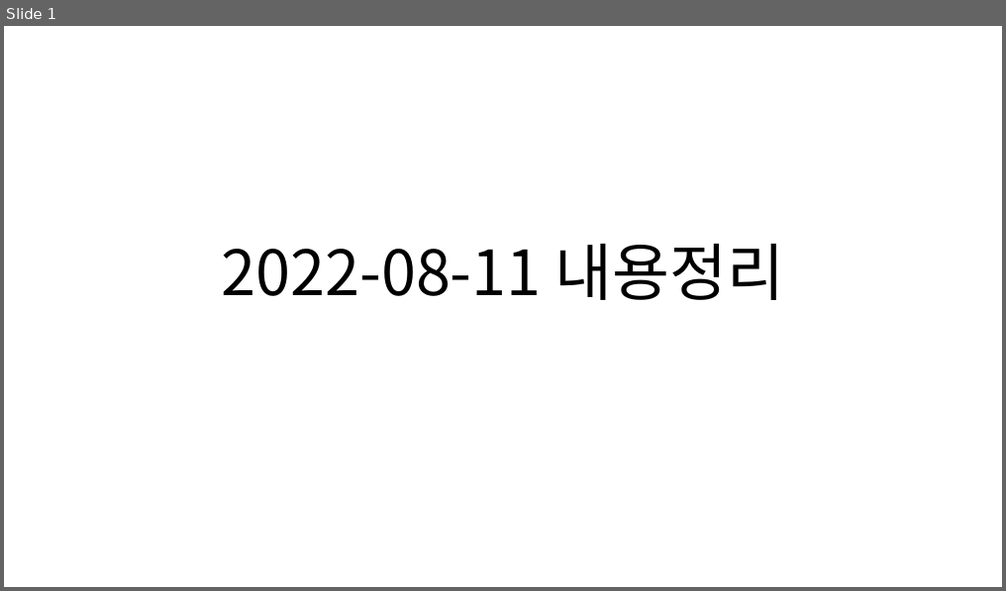
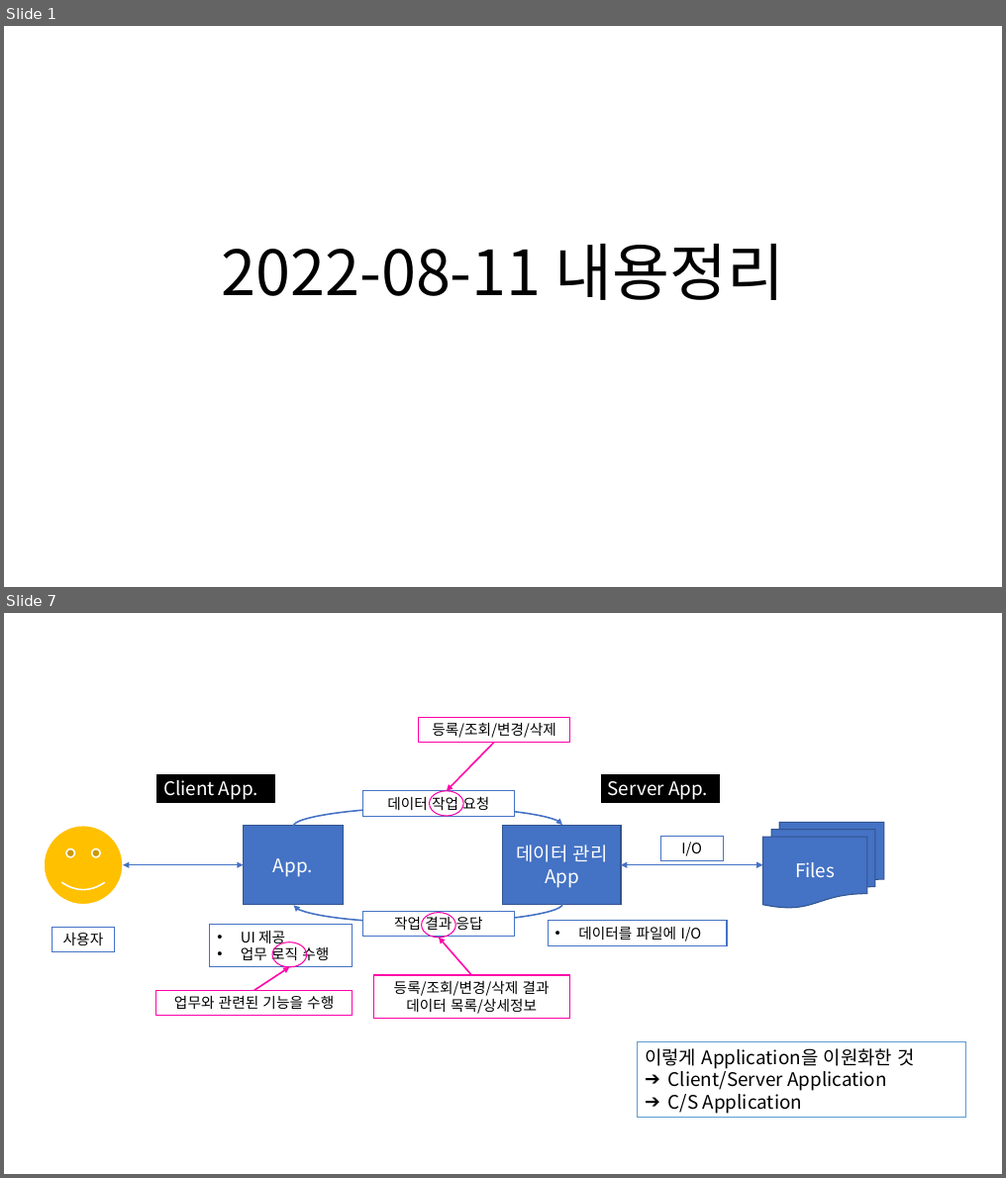
Before and after one commit to Dingadung/2022-study-workspace, a slide deck: study-note/자바/2022-08-11 내용정리.pptx. Shown one above the other, each under a label of ours: slide 1 before the commit, slides 1 and 7 after it; the slides between them are not shown. The pictures are 1006x591 and 1006x1178 pixels, drawn with LibreOffice and Linux fonts; fonts in the diff are those of the drawing. Boxes give left, top, right and bottom in pixels: in the first picture for what was removed or moved away, otherwise in the second. Text is boxed around its words. In the diff, an @@ line names an element or a change of style, - is before the commit and + after.

```diff
--- a/study-note/자바/2022-08-11 내용정리.pptx
+++ b/study-note/자바/2022-08-11 내용정리.pptx
@@ slide 7 added at (4,613,1002,1174), background #FFFFFF @@
@@ rectangle added at (419,717,570,743), fill #FFFFFF, outline #FF00A8 1 pt, 14 pt, text #000000 @@
+등록/조회/변경/삭제
@@ arrow added from (494, 743) to (447, 791), #FF00A8 1.5 pt @@
@@ rectangle added at (156,773,276,803), fill #000000, outline #FFFFFF 1.5 pt, 18 pt, text #FFFFFF @@
+Client App.
@@ rectangle added at (601,773,721,803), fill #000000, outline #FFFFFF 1.5 pt, 18 pt, text #FFFFFF @@
+Server App.
@@ curved arrow added from (294, 827) to (562, 825), #4472C4 1.5 pt @@
@@ rectangle added at (363,791,515,817), fill #FFFFFF, outline #4472C4 1 pt, 14 pt, text #000000 @@
+데이터 작업 요청
@@ ellipse added at (430,791,463,816), outline #FF00A8 1 pt @@
@@ smiley face added at (44,826,123,905), fill #FFC000, outline #FFFFFF 1.5 pt @@
@@ rectangle added at (244,826,344,905), fill #4472C4, outline #325491 1 pt, 18 pt, text #FFFFFF @@
+App.
@@ rectangle added at (503,826,621,905), fill #4472C4, outline #325491 1 pt, 18 pt, text #FFFFFF @@
+데이터 관리
+App
@@ rectangle added at (660,836,724,861), fill #FFFFFF, outline #4472C4 1 pt, 14 pt, text #000000 @@
+I/O
@@ flow chart multidocument added at (763,823,884,909), fill #4472C4, outline #325491 1 pt, 18 pt, text #FFFFFF @@
+Files
@@ double arrow added from (123, 865) to (244, 865), #4472C4 1.5 pt @@
@@ double arrow added from (621, 865) to (763, 865), #4472C4 1.5 pt @@
@@ curved arrow added from (562, 904) to (294, 906), #4472C4 1.5 pt @@
@@ rectangle added at (52,928,115,953), fill #FFFFFF, outline #4472C4 1 pt, 14 pt, text #000000 @@
+사용자
@@ rectangle added at (210,925,352,967), fill #FFFFFF, outline #4472C4 1 pt, 14 pt, text #000000 @@
+• UI 제공
+• 업무 로직 수행
@@ rectangle added at (363,911,515,937), fill #FFFFFF, outline #4472C4 1 pt, 14 pt, text #000000 @@
+작업 결과 응답
@@ ellipse added at (422,912,456,937), outline #FF00A8 1 pt @@
@@ arrow added from (472, 975) to (439, 938), #FF00A8 1.5 pt @@
@@ rectangle added at (548,921,727,947), fill #FFFFFF, outline #4472C4 1 pt, 14 pt, text #000000 @@
+• 데이터를 파일에 I/O
@@ arrow added from (254, 990) to (289, 967), #FF00A8 1.5 pt @@
@@ ellipse added at (272,943,307,967), outline #FF00A8 1 pt @@
@@ rectangle added at (156,990,352,1016), fill #FFFFFF, outline #FF00A8 1 pt, 14 pt, text #000000 @@
+업무와 관련된 기능을 수행
@@ rectangle added at (374,975,570,1018), fill #FFFFFF, outline #FF00A8 1 pt, 14 pt, text #000000 @@
+등록/조회/변경/삭제 결과
+데이터 목록/상세정보
@@ rectangle added at (638,1043,965,1118), fill #FFFFFF, outline #5B9BD5 0.75 pt, 18 pt, text #000000 @@
+이렇게 Application을 이원화한 것
+➔ Client/Server Application
+➔ C/S Application
```
Also in this commit, not shown: 2 slides changed, 6 other slides added, 6 slides removed, 3 other files.
